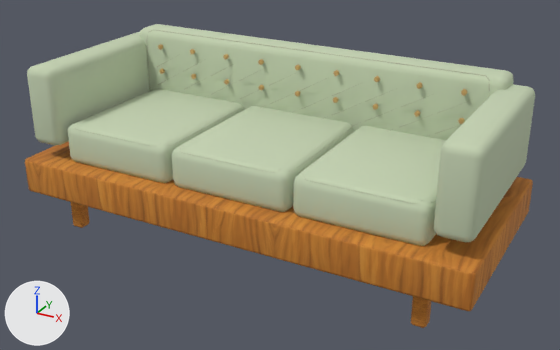
Renders of the glTF model public/models/furniture/chester-sofa.glb from each side of a commit.
One viewpoint serves both versions: a 50 mm camera at (1.64, -2.9, 1.78) aimed at (0.06, -0.01, 0.34). Arrows for +X, +Y and +Z are at lower left; the lights stay in place. The first picture is the older version.

Objects in the first picture: 'chester-sofa'.
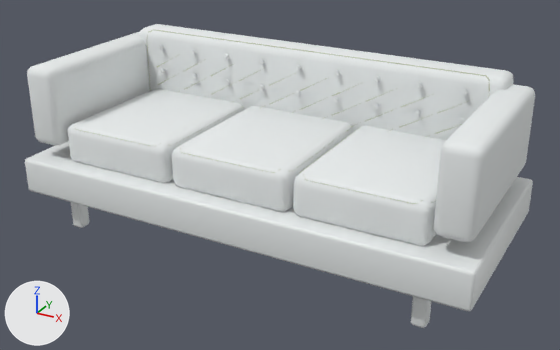
Scene script edits in JSON lines:
```json
{"op": "remove", "block": "mat_wood_honey_textured", "code": "mat_wood_honey_textured.texture = img_handpainted_honey_oak"}
{"op": "add", "block": "mat_wood_honey_textured", "code": "mat_wood_honey_textured.base_color = (0.81, 0.84, 0.84)  # white #e8ecec"}
{"op": "set", "path": "mat_wood_honey_textured.roughness", "old": "0.82", "new": "0.47"}
{"op": "set", "path": "mat_upholstery_textured.base_color", "old": "(0.56, 0.65, 0.45)", "new": "(0.81, 0.84, 0.84)", "note": "pale green #c5d3b3 -> white #e8ecec"}
{"op": "set", "path": "mat_warm_brass.base_color", "old": "(0.62, 0.4, 0.14)", "new": "(0.81, 0.84, 0.84)", "note": "orange #ceaa69 -> white #e8ecec"}
```

Where the change shows, as pixel boxes (x1, y1, x2, y2) in the pictures (560 x 350 px):
```json
{"object": "chester-sofa", "change": "surface changed, recoloured", "before": [25, 24, 535, 328], "after": [25, 24, 535, 328], "on screen": "lighter"}
```
